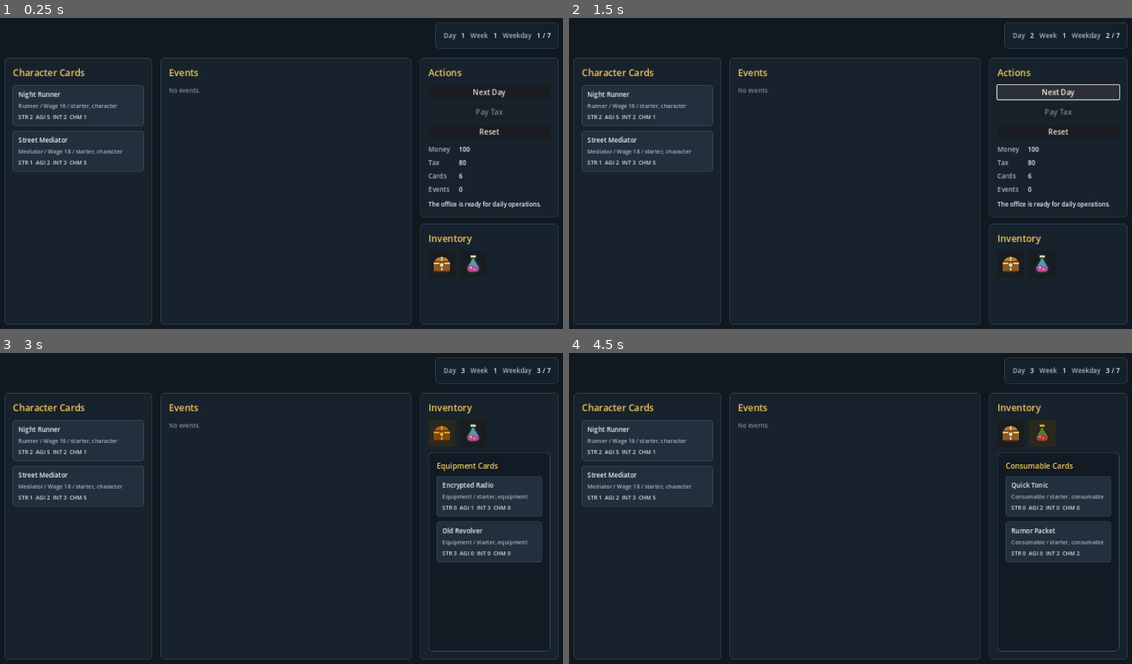
Above: before the commit, frames 1-4 (two rows, left to right).
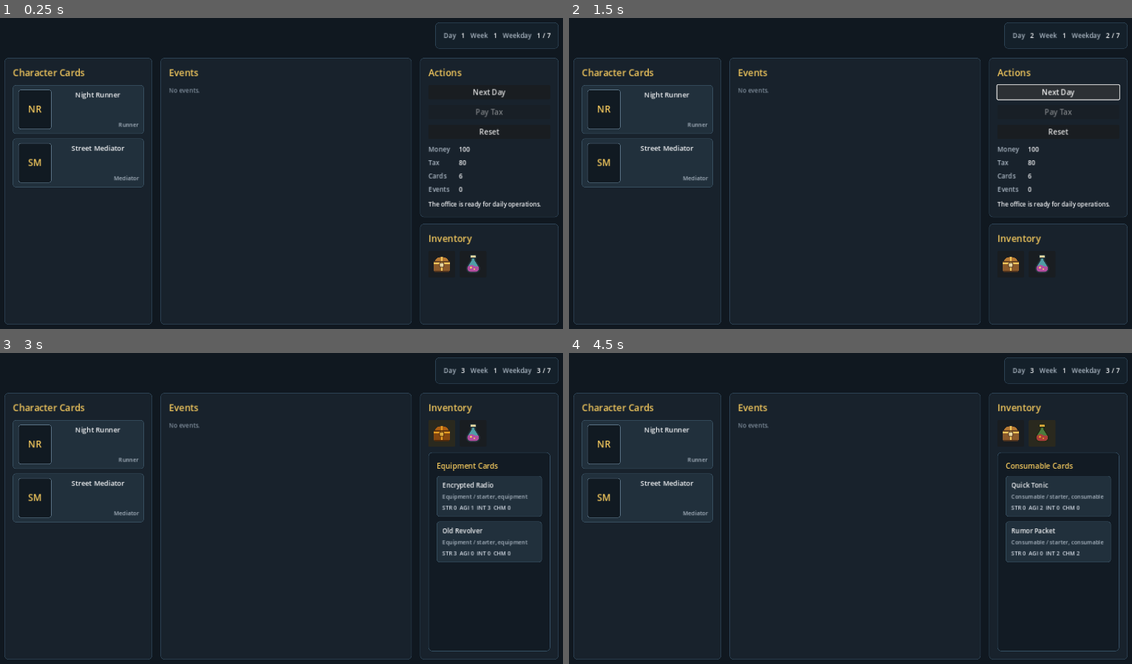
Above: after the commit, the same moments.

Repository: YOONRY/city_of_star
Game: Godot game, scene res://scenes/main/main.tscn
The game is run twice, just before and just after one commit, with the same random seed, the same clock (stepped at 60 frames per second) and the same inputs.
Inputs (mouse positions are in pixels of both pictures, inside the frame that each line leads up to):
- Up to frame 1 (0.25 s): no input
- Up to frame 2 (1.5 s): click "Reset" at 0.5 s; click "Next Day" at 1.25 s
- Up to frame 3 (3 s): click "Next Day" at 2 s; click (439, 598) at 2.75 s
- Up to frame 4 (4.5 s): click (1008, 433) at 3.5 s; click (1041, 598) at 4.25 s

The runs differ from the first frame. In frame 1, 2.0% of the frame differs, in the area x 2-26%, y 22-55%; in frame 2, 2.0%; in frame 3, 2.0%; in frame 4, 2.0%.

Commit message:
Add expandable character cards

Diff:
--- a/scripts/ui/main_screen.gd
+++ b/scripts/ui/main_screen.gd
@@ -23,6 +23,7 @@
 var equipment_button: Button
 var consumable_button: Button
 var active_drawer_type: int = NO_ACTIVE_DRAWER
+var expanded_character_card_ids: Dictionary = {}
 
 func _ready() -> void:
 	_build_ui()
@@ -230,6 +231,9 @@
 
 
 func _make_card_row(card: CardDefinition) -> PanelContainer:
+	if card.is_character():
+		return _make_character_card_row(card)
+
 	var row := PanelContainer.new()
 	var style := StyleBoxFlat.new()
 	style.bg_color = Color("#21303C")
@@ -268,6 +272,128 @@
 	box.add_child(stat_label)
 
 	return row
+
+
+func _make_character_card_row(card: CardDefinition) -> PanelContainer:
+	var row := PanelContainer.new()
+	var is_expanded := expanded_character_card_ids.has(card.id)
+	var style := StyleBoxFlat.new()
+	style.bg_color = Color("#21303C") if not is_expanded else Color("#263B49")
+	style.border_color = Color("#3A5365") if not is_expanded else Color("#F4C95D")
+	style.border_width_left = 1
+	style.border_width_right = 1
+	style.border_width_top = 1
+	style.border_width_bottom = 1
+	style.corner_radius_top_left = 6
+	style.corner_radius_top_right = 6
+	style.corner_radius_bottom_left = 6
+	style.corner_radius_bottom_right = 6
+	style.content_margin_left = 12
+	style.content_margin_right = 12
+	style.content_margin_top = 10
+	style.content_margin_bottom = 10
+	row.add_theme_stylebox_override("panel", style)
+	row.size_flags_horizontal = Control.SIZE_EXPAND_FILL
+	row.mouse_filter = Control.MOUSE_FILTER_STOP
+	row.tooltip_text = "Click to toggle details."
+	row.gui_input.connect(_on_character_card_gui_input.bind(card.id))
+
+	var box := VBoxContainer.new()
+	box.add_theme_constant_override("separation", 10)
+	row.add_child(box)
+
+	var header := HBoxContainer.new()
+	header.add_theme_constant_override("separation", 12)
+	box.add_child(header)
+
+	header.add_child(_make_profile_frame(card))
+
+	var summary := VBoxContainer.new()
+	summary.size_flags_horizontal = Control.SIZE_EXPAND_FILL
+	summary.custom_minimum_size = Vector2(0, 86)
+	header.add_child(summary)
+
+	var name_label := _make_label(card.label(), 15)
+	name_label.horizontal_alignment = HORIZONTAL_ALIGNMENT_CENTER
+	name_label.clip_text = true
+	name_label.text_overrun_behavior = TextServer.OVERRUN_TRIM_ELLIPSIS
+	summary.add_child(name_label)
+
+	var summary_spacer := Control.new()
+	summary_spacer.size_flags_vertical = Control.SIZE_EXPAND_FILL
+	summary.add_child(summary_spacer)
+
+	var job_label := _make_label(_character_job(card), 12)
+	job_label.horizontal_alignment = HORIZONTAL_ALIGNMENT_RIGHT
+	job_label.add_theme_color_override("font_color", Color("#AAB6C2"))
+	summary.add_child(job_label)
+
+	if is_expanded:
+		box.add_child(_make_character_detail(card))
+
+	return row
+
+
+func _make_profile_frame(card: CardDefinition) -> PanelContainer:
+	var frame := PanelContainer.new()
+	frame.custom_minimum_size = Vector2(72, 86)
+	var style := StyleBoxFlat.new()
+	style.bg_color = Color("#111A22")
+	style.border_color = Color("#60798C")
+	style.border_width_left = 1
+	style.border_width_right = 1
+	style.border_width_top = 1
+	style.border_width_bottom = 1
+	style.corner_radius_top_left = 5
+	style.corner_radius_top_right = 5
+	style.corner_radius_bottom_left = 5
+	style.corner_radius_bottom_right = 5
+	style.content_margin_left = 8
+	style.content_margin_right = 8
+	style.content_margin_top = 8
+	style.content_margin_bottom = 8
+	frame.add_theme_stylebox_override("panel", style)
+
+	var label := _make_label(_card_initials(card), 20)
+	label.horizontal_alignment = HORIZONTAL_ALIGNMENT_CENTER
+	label.vertical_alignment = VERTICAL_ALIGNMENT_CENTER
+	label.size_flags_horizontal = Control.SIZE_EXPAND_FILL
+	label.size_flags_vertical = Control.SIZE_EXPAND_FILL
+	label.add_theme_color_override("font_color", Color("#F4C95D"))
+	frame.add_child(label)
+	return frame
+
+
+func _make_character_detail(card: CardDefinition) -> VBoxContainer:
+	var detail := VBoxContainer.new()
+	detail.add_theme_constant_override("separation", 8)
+
+	var stats := GridContainer.new()
+	stats.columns = 2
+	stats.add_theme_constant_override("h_separation", 18)
+	stats.add_theme_constant_override("v_separation", 6)
+	detail.add_child(stats)
+
+	_add_metric(stats, "STR").text = str(card.stats.strength)
+	_add_metric(stats, "AGI").text = str(card.stats.agility)
+	_add_metric(stats, "INT").text = str(card.stats.intelligence)
+	_add_metric(stats, "CHM").text = str(card.stats.charm)
+
+	var wage_label := _make_label("Wage %s" % card.weekly_wage, 12)
+	wage_label.add_theme_color_override("font_color", Color("#D7DEE8"))
+	detail.add_child(wage_label)
+
+	var skill_label := _make_label("Skills: %s" % _format_string_array(card.skill_ids, "None"), 12)
+	skill_label.add_theme_color_override("font_color", Color("#AAB6C2"))
+	skill_label.autowrap_mode = TextServer.AUTOWRAP_WORD_SMART
+	detail.add_child(skill_label)
+
+	var tag_label := _make_label("Tags: %s" % _format_string_array(card.tags, "None"), 12)
+	tag_label.add_theme_color_override("font_color", Color("#AAB6C2"))
+	tag_label.autowrap_mode = TextServer.AUTOWRAP_WORD_SMART
+	detail.add_child(tag_label)
+
+	return detail
 
 
 func _make_event_row(request: RequestDefinition) -> PanelContainer:
@@ -500,6 +626,36 @@
 	return " / ".join(parts)
 
 
+func _character_job(card: CardDefinition) -> String:
+	if String(card.job).is_empty():
+		return "Unassigned"
+
+	return String(card.job)
+
+
+func _card_initials(card: CardDefinition) -> String:
+	var words := card.label().split(" ", false)
+	var initials := ""
+
+	for word in words:
+		if word.length() > 0:
+			initials += word.substr(0, 1).to_upper()
+		if initials.length() >= 2:
+			break
+
+	if initials.is_empty():
+		return "?"
+
+	return initials
+
+
+func _format_string_array(values: PackedStringArray, fallback: String) -> String:
+	if values.is_empty():
+		return fallback
+
+	return ", ".join(values)
+
+
 func _format_stats(stats: StatBlock) -> String:
 	if stats == null:
 		return "STR 0  AGI 0  INT 0  CHM 0"
@@ -544,6 +700,7 @@
 
 
 func _on_reset_pressed() -> void:
+	expanded_character_card_ids.clear()
 	GameState.reset_game()
 
 
@@ -563,3 +720,15 @@
 
 	_refresh_inventory_drawer()
 	_refresh_inventory_buttons()
+
+
+func _on_character_card_gui_input(event: InputEvent, card_id: StringName) -> void:
+	if event is InputEventMouseButton:
+		var mouse_event := event as InputEventMouseButton
+		if mouse_event.button_index == MOUSE_BUTTON_LEFT and mouse_event.pressed:
+			if expanded_character_card_ids.has(card_id):
+				expanded_character_card_ids.erase(card_id)
+			else:
+				expanded_character_card_ids[card_id] = true
+
+			_refresh_character_cards()
